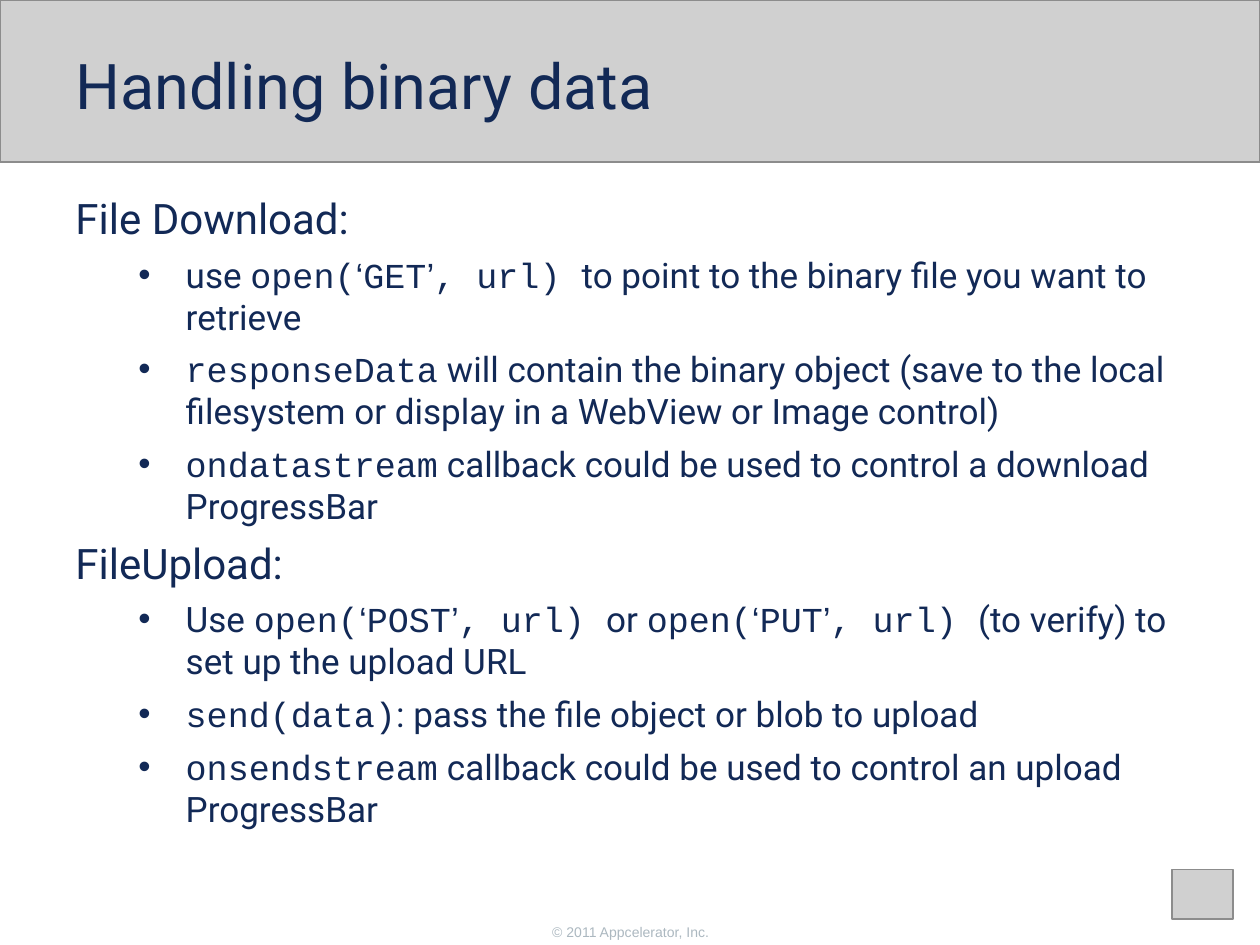
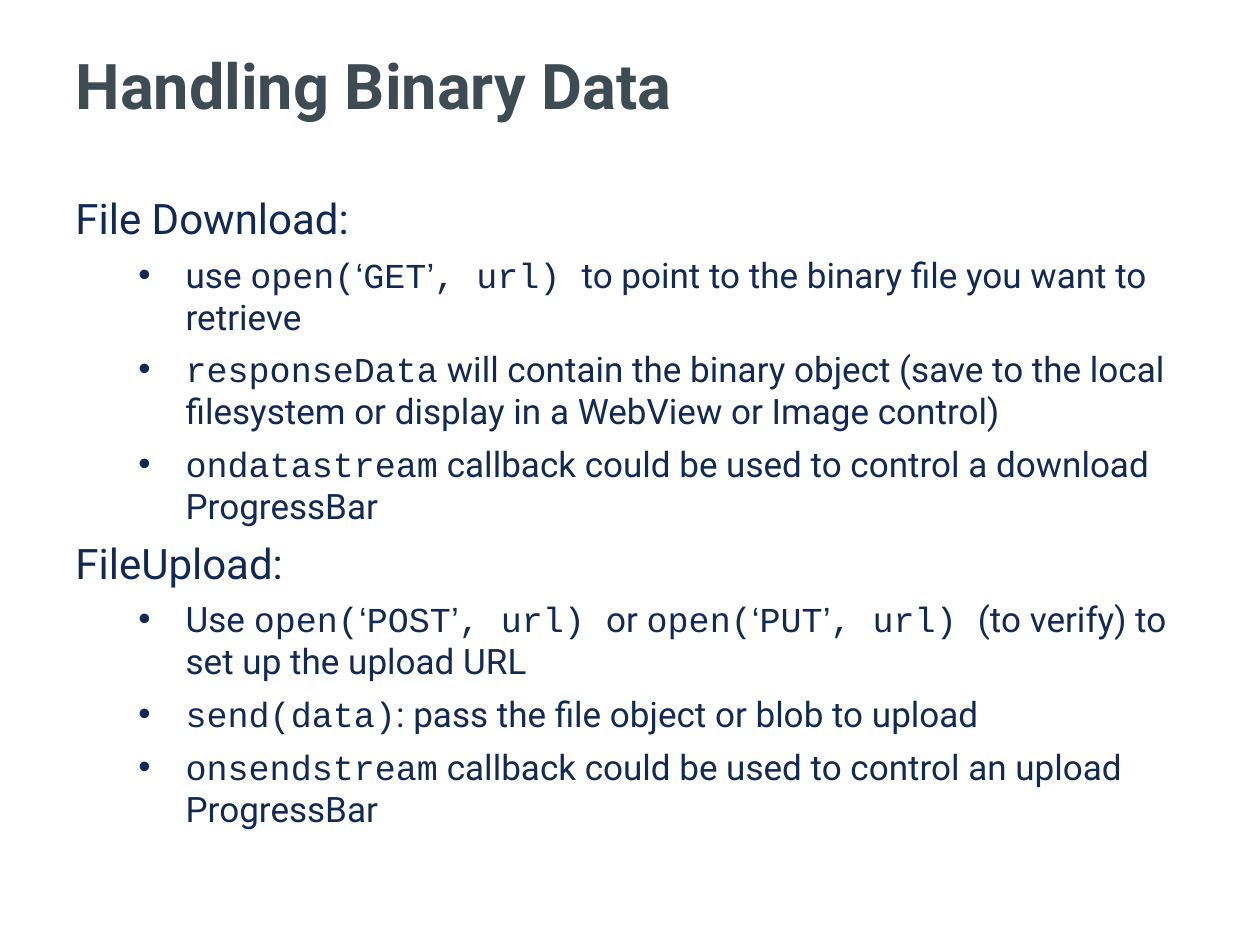
Before and after one commit to appcelerator-training-archive/tcad_certification, a slide deck: slide 10 of 260/260.ppt. Drawn at 1260x945 pixels with LibreOffice and Linux fonts; fonts in the diff are those of the drawing; grey boxes stand for pictures; background and template pictures are left out. Boxes give left, top, right and bottom in pixels: in the first picture for what was removed or moved away, otherwise in the second. Text is boxed around its words. In the diff, an @@ line names an element or a change of style, - is before the commit and + after.

```diff
--- a/260/260.ppt
+++ b/260/260.ppt
@@ picture removed at (0,0,1260,163) @@
@@ title at (76,61,672,123): text changed; text colour #122956 to #3F4B53; bold on @@
-Handling binary data
+Handling Binary Data
@@ picture removed at (1172,869,1232,919) @@
@@ text removed at (566,927,709,940) @@
-© 2011 Appcelerator, Inc.
```
Also in this commit, not shown: 10 other slides changed, 8 slides added, 5 slides removed, 12 other files.
